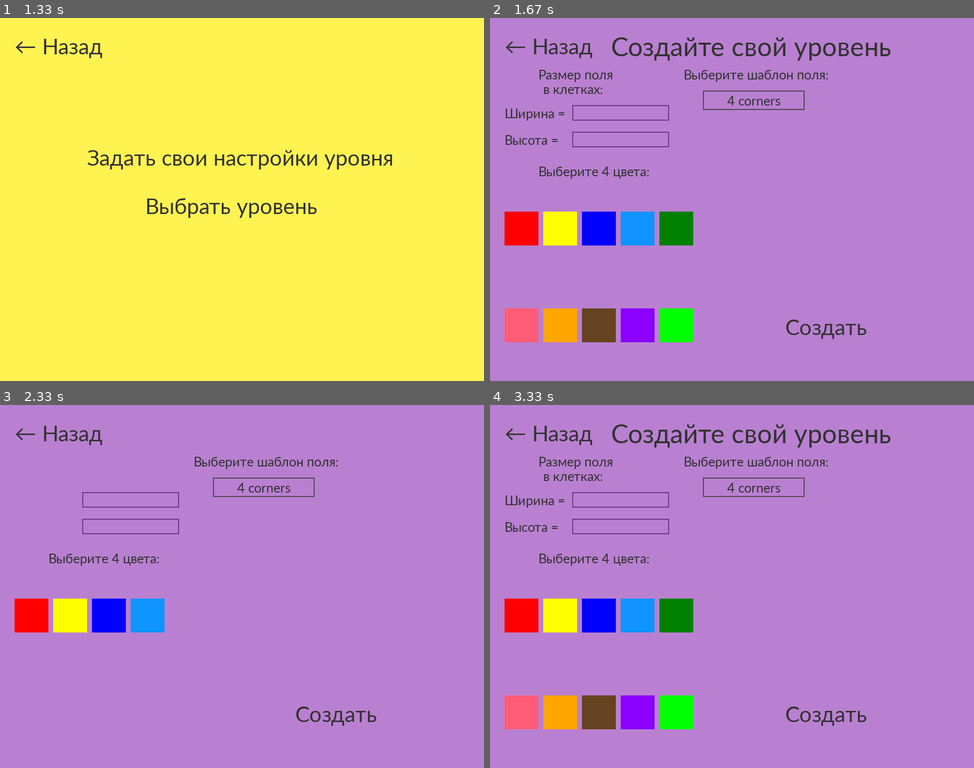
Above: before the commit, frames 1-4 (two rows, left to right).
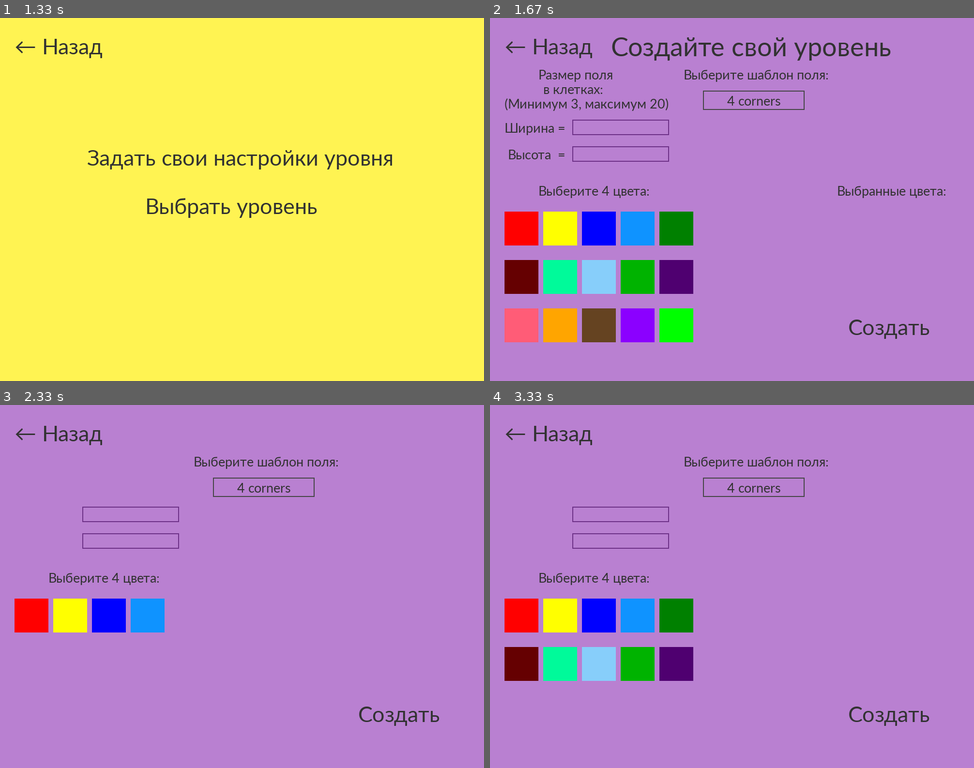
Above: after the commit, the same moments.

Repository: Angelina-ainel/PyGame-Project
Game: pygame game, started from menu.py
Two runs of this game, one before a commit and one after it. Both use one fixed random seed, a clock stepped at 60 frames per second and the inputs below.
Inputs (mouse positions are in pixels of both pictures, inside the frame that each line leads up to):
- Up to frame 1 (1.33 s): press the mouse at (242, 224) at 0.37 s; move the mouse to (183, 214) at 0.47 s; release the mouse at (125, 203) at 0.6 s; press the mouse at (58, 43) at 0.7 s; move the mouse to (67, 174) at 0.8 s; release the mouse at (72, 304) at 0.93 s; click "Выбрать режим игры" at 1.05 s
- Up to frame 2 (1.67 s): press the mouse at (732, 155) at 1.37 s; move the mouse to (649, 159) at 1.47 s; release the mouse at (567, 166) at 1.6 s
- Up to frame 3 (2.33 s): press the mouse at (183, 615) at 1.7 s; move the mouse to (290, 550) at 1.8 s; release the mouse at (396, 484) at 1.93 s; press the mouse at (261, 546) at 2.07 s; move the mouse to (159, 615) at 2.17 s; release the mouse at (58, 688) at 2.3 s
- Up to frame 4 (3.33 s): press the mouse at (673, 662) at 3.1 s; move the mouse to (765, 575) at 3.2 s; move the mouse to (853, 484) at 3.3 s

Frame 1 is identical in both runs. In frame 2, 5.2% of the frame differs, in the area x 3-95%, y 22-89%; in frame 3, 1.1%; in frame 4, 9.0%, in the area x 3-91%, y 5-90%.

Commit message:
finish user's level settings

Diff:
--- a/menu.py
+++ b/menu.py
@@ -37,6 +37,7 @@
 width_input = 3
 height_input = 3
 selected_template = '4 corners'
+
 
 def music_play():
     pg.mixer.music.play(-1)
@@ -115,7 +116,6 @@
 class ColorButton(Button):
     def __init__(self, width, height, inactive_color, active_color):
         super().__init__(width, height, inactive_color, active_color)
-        self.flag = False
         self.width = width
         self.height = height
         self.inactive_color = inactive_color
@@ -127,11 +127,7 @@
         global color_list, down_font
 
         if x < mouse[0] < x + self.width and y < mouse[1] < y + self.height and click[0] == 1:
-            if self.flag:
-                pg.draw.rect(screen, (50, 50, 50), (x - 5, y - 5, self.width + 55, self.height + 5))
-                pg.draw.rect(screen, self.active_color, (x, y, self.width, self.height))
-            else:
-                pg.draw.rect(screen, self.active_color, (x, y, self.width, self.height))
+            pg.draw.rect(screen, self.active_color, (x, y, self.width, self.height))
 
             if self.active_color not in color_list:
                 if len(color_list) < 4:
@@ -145,14 +141,9 @@
                     color_list.append(self.active_color)
                     print(color_list)
                     time.sleep(0.3)
-                    self.flag = False ###
 
         else:
-            if self.flag:
-                pg.draw.rect(screen, (50, 50, 50), (x - 5, y - 5, self.width + 55, self.height + 5))
-                pg.draw.rect(screen, self.active_color, (x, y, self.width, self.height))
-            else:
-                pg.draw.rect(screen, self.inactive_color, (x, y, self.width, self.height))
+            pg.draw.rect(screen, self.inactive_color, (x, y, self.width, self.height))
 
 
 color_list = []
@@ -223,7 +214,7 @@
     def __init__(self, x, y, w, h, text=''):
         self.rect = pg.Rect(x, y, w, h)
         self.color = COLOR_INACTIVE_S_U
-        self.text = text
+        self.text = str(text)
         self.txt_surface = FONT.render(text, True, self.color)
         self.active = False
 
@@ -236,13 +227,20 @@
             self.color = COLOR_ACTIVE_S_U if self.active else COLOR_INACTIVE_S_U
         if event.type == pg.KEYDOWN:
             if self.active:
-                if event.key == pg.K_RETURN:
-                    print(self.text)
-                    self.text = ''
-                elif event.key == pg.K_BACKSPACE:
+                if event.key == pg.K_BACKSPACE:
                     self.text = self.text[:-1]
                 else:
-                    self.text += event.unicode
+                    self.text += str(event.unicode)
+                self.txt_surface = FONT.render(self.text, True, self.color)
+        if not str(self.text).isdigit():
+            self.text = ''
+            self.txt_surface = FONT.render(self.text, True, self.color)
+        if self.text:
+            if int(self.text) < 3:
+                self.text = '3'
+                self.txt_surface = FONT.render(self.text, True, self.color)
+            elif int(self.text) > 20:
+                self.text = '20'
                 self.txt_surface = FONT.render(self.text, True, self.color)
 
     def update(self):
@@ -471,17 +469,18 @@
 
 def user_level():
     time.sleep(0.25)
-    global up_font, c_font, down_font, select_color, width_input, height_input, selected_template, screen
+    global up_font, c_font, down_font, width_input, height_input, selected_template, screen
     screen = pg.display.set_mode(size)
     back = Button(210, 65, (185, 128, 209), (109, 49, 135))
 
     field_size_text = down_font.render('Размер поля', True, (50, 50, 50))
     field_size_text1 = down_font.render('в клетках:', True, (50, 50, 50))
-    input_box1 = InputBox(170, 180, 50, 32)
-    input_box2 = InputBox(170, 235, 50, 32)
+    field_size_text2 = down_font.render('(Минимум 3, максимум 20)', True, (50, 50, 50))
+    input_box1 = InputBox(170, 210, 50, 32)
+    input_box2 = InputBox(170, 265, 50, 32)
     input_boxes = [input_box1, input_box2]
     w_text = down_font.render('Ширина =', True, (50, 50, 50))
-    h_text = down_font.render('Высота =', True, (50, 50, 50))
+    h_text = down_font.render(' Высота  =', True, (50, 50, 50))
 
     drop_list_text = down_font.render('Выберите шаблон поля:', True, (50, 50, 50))
     query = '''SELECT type FROM templates'''
@@ -499,12 +498,19 @@
     yellow_button = ColorButton(70, 70, (255, 255, 0), (255, 255, 0))
     dark_blue_button = ColorButton(70, 70, (0, 0, 255), (0, 0, 255))
     blue_button = ColorButton(70, 70, (15, 147, 255), (15, 147, 255))
-    green_button = ColorButton(70, 70, (0, 128, 0), (0, 128, 0))
+    dark_green_button = ColorButton(70, 70, (0, 128, 0), (0, 128, 0))
     pink_button = ColorButton(70, 70, (255, 92, 119), (255, 92, 119))
     orange_button = ColorButton(70, 70, (255, 165, 0), (255, 165, 0))
     brown_button = ColorButton(70, 70, (101, 67, 33), (101, 67, 33))
     violet_button = ColorButton(70, 70, (139, 0, 255), (139, 0, 255))
     light_green_button = ColorButton(70, 70, (0, 255, 0), (0, 255, 0))
+    pink_forest_button = ColorButton(70, 70, (101, 0, 1), (101, 0, 1))
+    spring_green_button = ColorButton(70, 70, (0, 250, 154), (0, 250, 154))
+    light_blue_button = ColorButton(70, 70, (135, 206, 250), (135, 206, 250))
+    green_button = ColorButton(70, 70, (0, 179, 0), (0, 179, 0))
+    dark_violet_button = ColorButton(70, 70, (79, 0, 112), (79, 0, 112))
+
+    select_colors = down_font.render(' Выбранные цвета:', True, (50, 50, 50))
 
     create = Button(200, 65, (185, 128, 209), (109, 49, 135))
 
@@ -533,28 +539,43 @@
         back.draw(20, 20, '← Назад', select_menu)
         width_input = input_box1.text
         height_input = input_box2.text
-        create.draw(600, 600, 'Создать', user_game)
+        create.draw(730, 600, 'Создать', user_game)
         drop_list.draw(screen)
         screen.blit(drop_list_text, (400, 100))
 
-        screen.blit(select_color_text, (100, 300))
+        screen.blit(select_color_text, (100, 340))
         red_button.draw(30, 400, '')
         yellow_button.draw(110, 400, '')
         dark_blue_button.draw(190, 400, '')
         blue_button.draw(270, 400, '')
-        green_button.draw(350, 400, '')
+        dark_green_button.draw(350, 400, '')
+
+        pink_forest_button.draw(30, 500, '')
+        spring_green_button.draw(110, 500, '')
+        light_blue_button.draw(190, 500, '')
+        green_button.draw(270, 500, '')
+        dark_violet_button.draw(350, 500, '')
+
         pink_button.draw(30, 600, '')
         orange_button.draw(110, 600, '')
         brown_button.draw(190, 600, '')
         violet_button.draw(270, 600, '')
         light_green_button.draw(350, 600, '')
 
+        screen.blit(select_colors, (710, 340))
+        x = 680
+        for color in color_list:
+            button = ColorButton(70, 70, color, color)
+            button.draw(x, 400, '')
+            x += 80
+
         screen.blit(up_text, (250, 25))
 
         screen.blit(field_size_text, (100, 100))
         screen.blit(field_size_text1, (110, 130))
-        screen.blit(w_text, (30, 180))
-        screen.blit(h_text, (30, 235))
+        screen.blit(field_size_text2, (30, 160))
+        screen.blit(w_text, (30, 210))
+        screen.blit(h_text, (30, 265))
 
         pg.display.flip()
         clock.tick(30)
